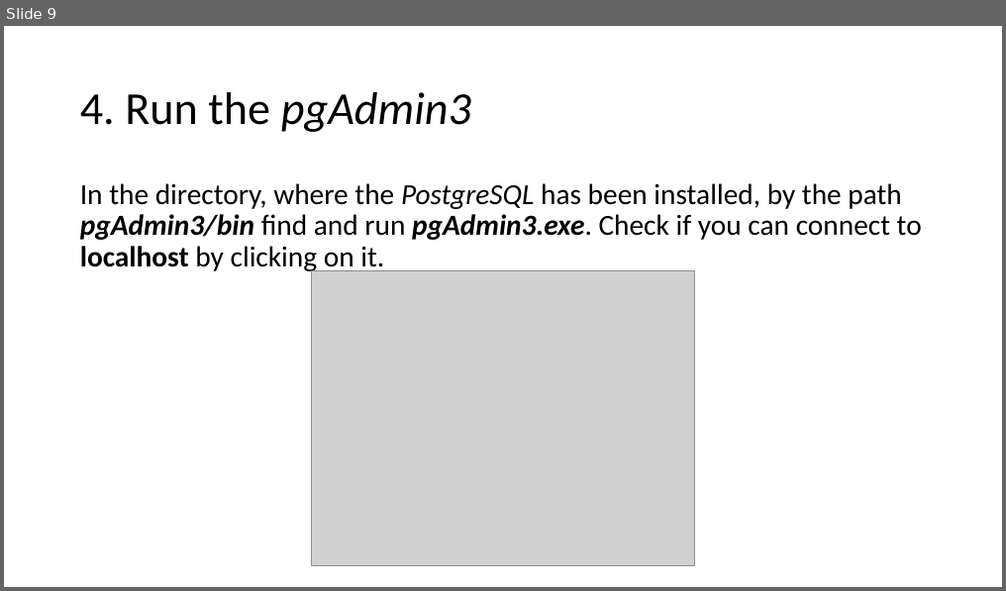
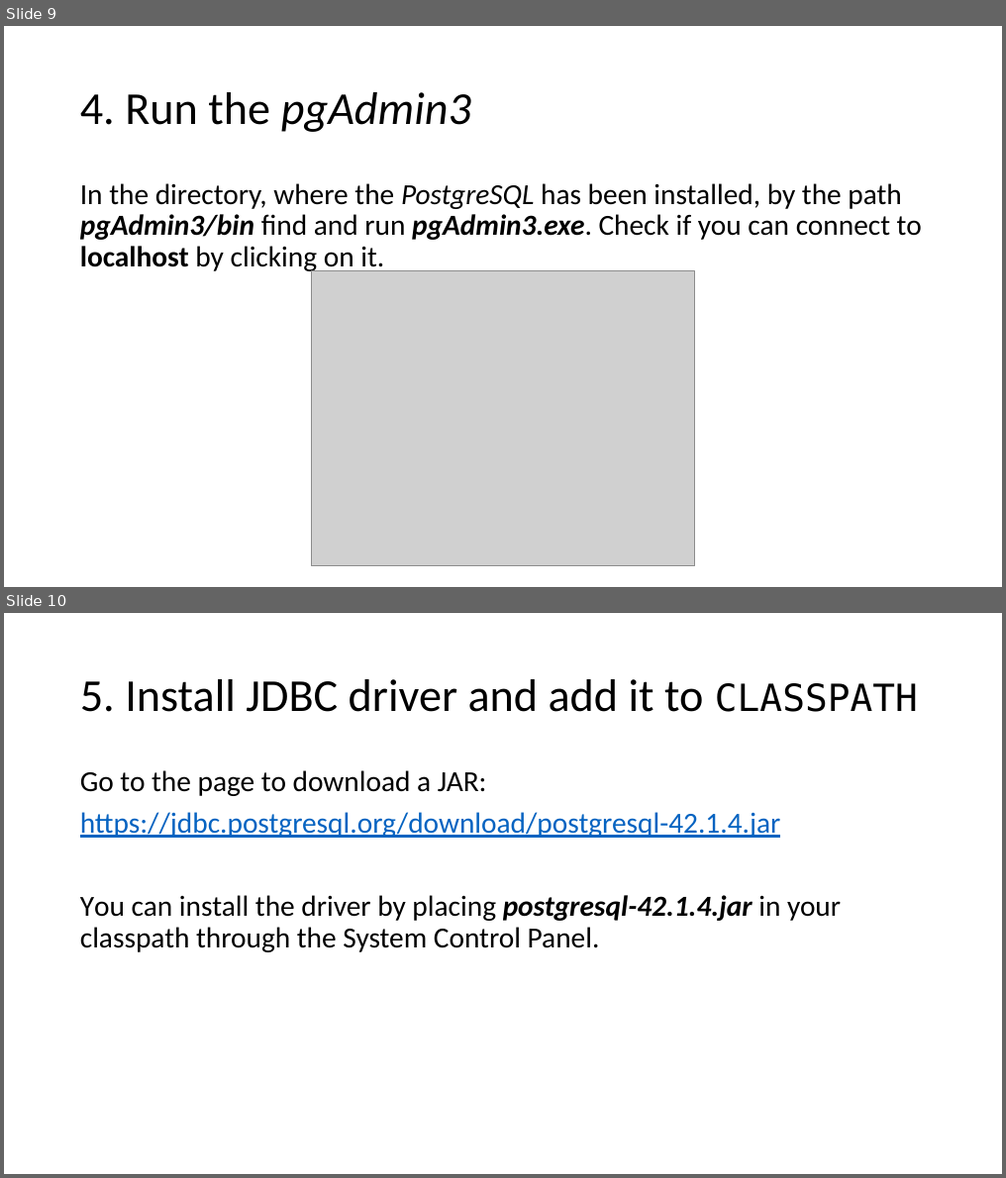
Before and after one commit to aolins/pbc, a slide deck: javadb/resources/Installing PostgreSQL.pptx. Shown one above the other, each under a label of ours: slide 9 before the commit, slides 9 and 10 after it. The pictures are 1006x591 and 1006x1178 pixels, drawn with LibreOffice and Linux fonts; fonts in the diff are those of the drawing; grey boxes stand for pictures. Boxes give left, top, right and bottom in pixels: in the first picture for what was removed or moved away, otherwise in the second. Text is boxed around its words. In the diff, an @@ line names an element or a change of style, - is before the commit and + after.

Commit message:
Added an instruction for JDBC driver installation

```diff
--- a/javadb/resources/Installing PostgreSQL.pptx
+++ b/javadb/resources/Installing PostgreSQL.pptx
@@ slide 10 added at box(4, 613, 1002, 1174), background #FFFFFF @@
@@ title added at box(80, 679, 918, 712), 44 pt, text #000000 @@
+5. Install JDBC driver and add it to CLASSPATH
@@ text added at box(80, 770, 841, 953), 28 pt, text #000000 @@
+Go to the page to download a JAR:
+https://jdbc.postgresql.org/download/postgresql-42.1.4.jar
+You can install the driver by placing postgresql-42.1.4.jar in your classpath through the System Control Panel.
```
Also in this commit, not shown: 2 other slides added.
